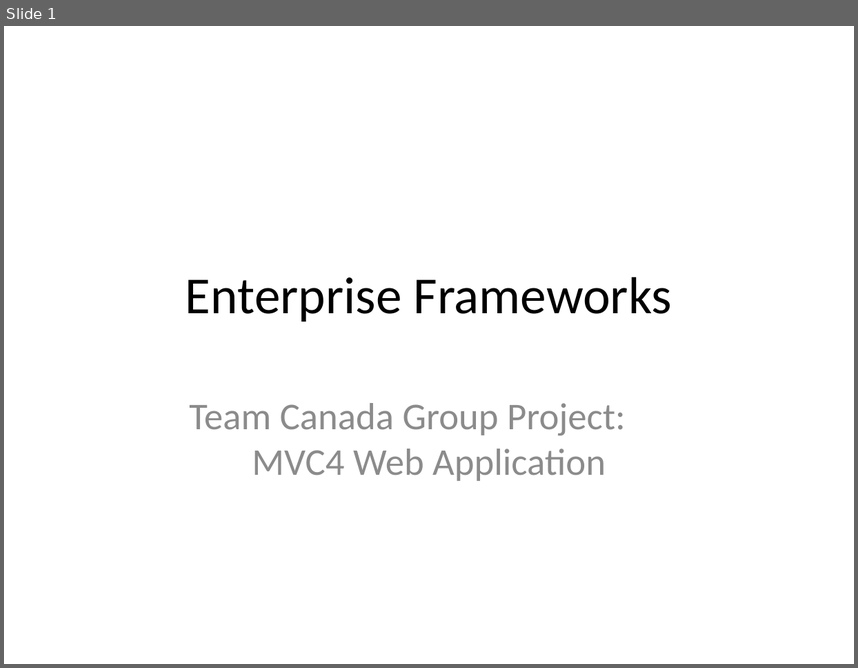
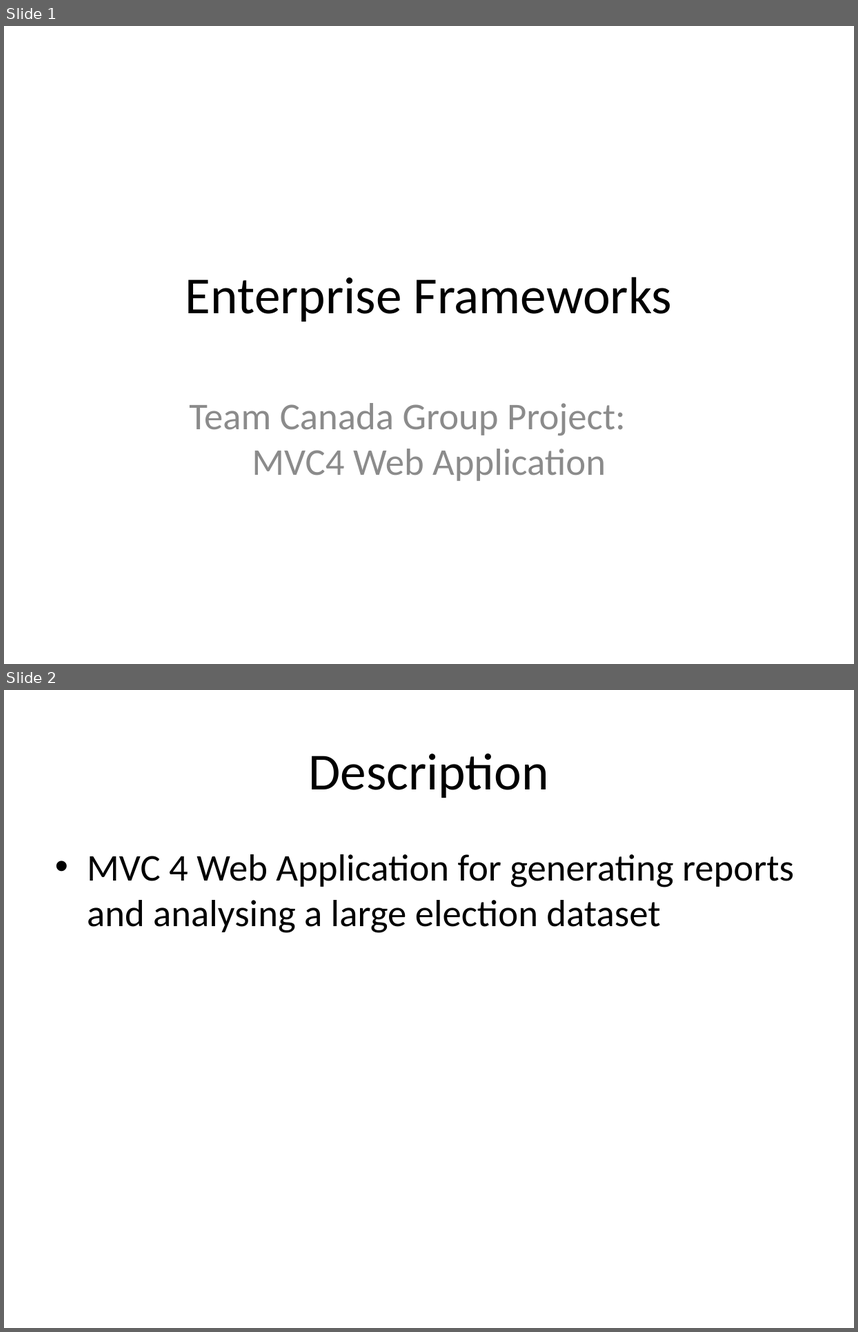
Before and after one commit to darraghb1980/EF-Group-Project, a slide deck: documentation/Presentation.pptx. Shown one above the other, each under a label of ours: slide 1 before the commit, slides 1 and 2 after it. The pictures are 858x668 and 858x1332 pixels, drawn with LibreOffice and Linux fonts; fonts in the diff are those of the drawing. Boxes give left, top, right and bottom in pixels: in the first picture for what was removed or moved away, otherwise in the second. Text is boxed around its words. In the diff, an @@ line names an element or a change of style, - is before the commit and + after.

Commit message:
report + presentation updates

```diff
--- a/documentation/Presentation.pptx
+++ b/documentation/Presentation.pptx
@@ slide 2 added at (4,690,854,1328), background #FFFFFF @@
@@ title added at (308,753,549,798), 44 pt, text #000000 @@
+Description
@@ text added at (87,854,794,933), 32 pt, text #000000 @@
+• MVC 4 Web Application for generating reports and analysing a large election dataset
```
Also in this commit, not shown: 3 slides changed, 1 slide removed, 1 other file.
